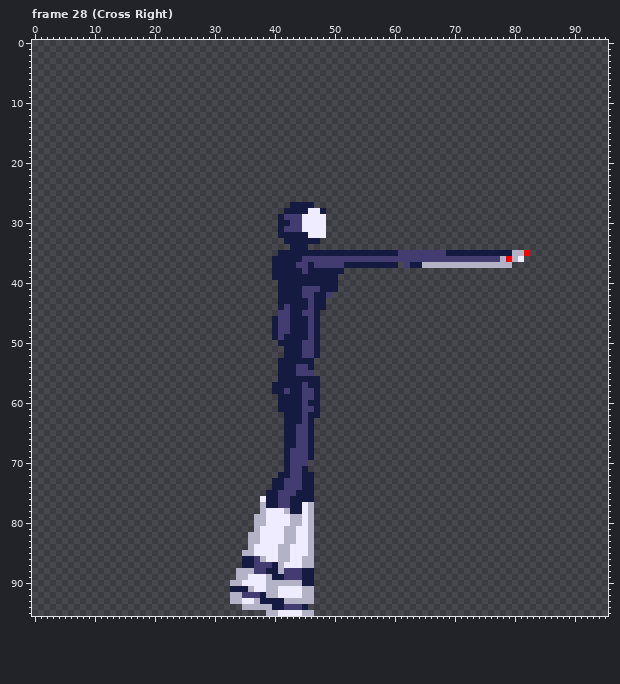
A pixel-art file gets an edit: FRBDK/Glue/AsepriteToAchx/InputFiles/Robot96.aseprite. That is the earlier state.
96x96 pixels, 42 frames. Shown: frame 28 (Cross Right). The commit also changed other frames, which this record leaves out.
The result:
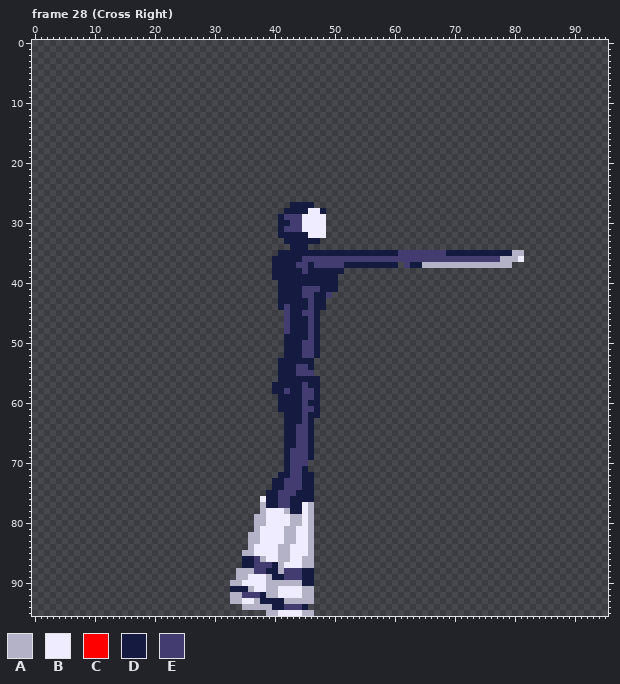
Palette (. is transparent): A #b4b2c6  B #efecff  C #ff0000  D #151a40  E #423c71
What changed:
layer "Body" added
layer "Layer" removed
layer "AxisAlignedRectangles" removed
Frame 28 (Cross Right):
y 35: x 82 C -> .
y 36: x 79 C -> A
y 45: x 41 E -> .
y 46..49: x 40..41 DE -> ..
y 50: x 41 D -> .
